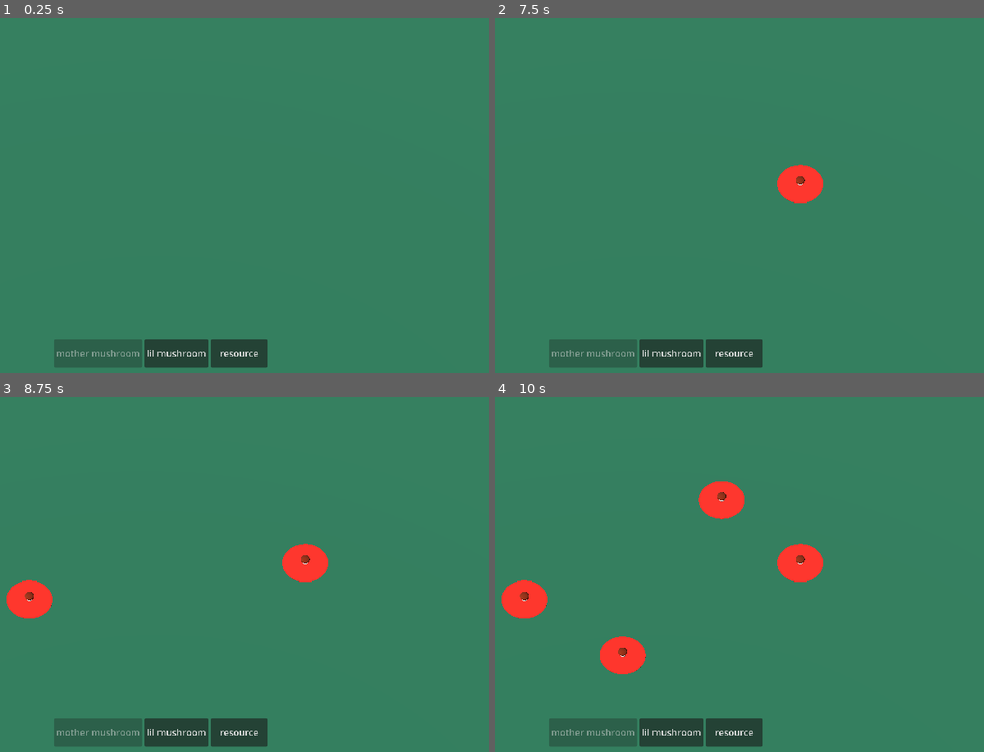
Above: before the commit, frames 1-4 (two rows, left to right).
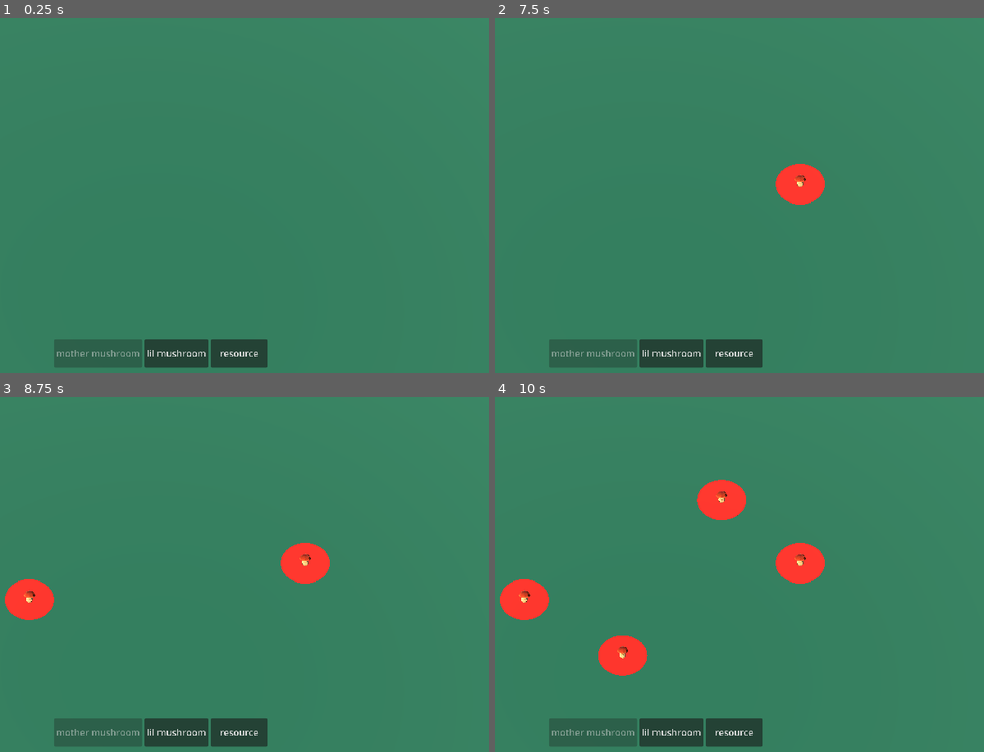
Above: after the commit, the same moments.

Repository: JulietteDestang/CozyFallGameJam2026
Game: Godot game, scene res://Game.tscn
Two runs of this game, one before a commit and one after it. Both use one fixed random seed, a clock stepped at 60 frames per second and the inputs below.
Inputs (mouse positions are in pixels of both pictures, inside the frame that each line leads up to):
- Up to frame 1 (0.25 s): no input
- Up to frame 2 (7.5 s): click "lil mushroom" at 0.5 s; click "mother mushroom" at 1.25 s; click "resource" at 2 s; click "lil mushroom" at 2.75 s; click "mother mushroom" at 3.5 s; click "resource" at 4.25 s; click "lil mushroom" at 5 s; click "mother mushroom" at 5.75 s; click "resource" at 6.5 s; tap Enter at 7.25 s; move the mouse to (798, 184) at 7.27 s; click (798, 184) at 7.42 s
- Up to frame 3 (8.75 s): tap Space at 8 s; move the mouse to (29, 599) at 8.02 s; click (29, 599) at 8.17 s
- Up to frame 4 (10 s): tap Enter at 8.75 s; move the mouse to (719, 499) at 8.77 s; click (719, 499) at 8.92 s; tap Space at 9.5 s; move the mouse to (622, 656) at 9.52 s; click (622, 656) at 9.67 s

The runs differ from the first frame. In frame 2, 0.2% of the frame differs, in the area x 57-68%, y 41-53%; in frame 3, 0.3%; in frame 4, 0.6%, in the area x 1-68%, y 23-79%.

Commit message:
[ADD] merge menu + brown and lil champ

Diff:
--- /dev/null
+++ b/cozy-gam-jam/Assets/bolet.tscn
@@ -0,0 +1,9 @@
+[gd_scene format=3 uid="uid://c5itbmil3d8ue"]
+
+[ext_resource type="PackedScene" uid="uid://eqlt223hn3qg" path="res://Assets/Bolet base.glb" id="1_20qnq"]
+
+[node name="Bolet base" unique_id=545094305 instance=ExtResource("1_20qnq")]
+transform = Transform3D(1, 0, 0, 0, 1, 0, 0, 0, 1, 0, 1.4115775, 0)
+
+[node name="Cylinder" parent="." index="0" unique_id=1250394277]
+transform = Transform3D(1, 0, 0, 0, 1, 0, 0, 0, 1, 0, 0, 0)
--- a/cozy-gam-jam/Game.tscn
+++ b/cozy-gam-jam/Game.tscn
@@ -38,13 +38,14 @@
 [node name="Camera3D" type="Camera3D" parent="." unique_id=788564181]
 transform = Transform3D(1, 0, 0, 0, 0.57357645, 0.81915206, 0, -0.81915206, 0.57357645, 0, 7, 0)
 projection = 1
-size = 4.0
+size = 15.0
 
 [node name="Ground" type="StaticBody3D" parent="." unique_id=1875396292]
-transform = Transform3D(8.125, 0, 0, 0, 8.125, 0, 0, 0, 8.125, 0, 0, -8.521063)
+transform = Transform3D(21.28, 0, 0, 0, 21.28, 0, 0, 0, 21.28, 0, 0, -8.521063)
 script = ExtResource("2_xkndl")
 
 [node name="MeshInstance3D" type="MeshInstance3D" parent="Ground" unique_id=1948101880]
+transform = Transform3D(1, 0, 0, 0, 1.09, 0, 0, 0, 1, 0, 0, 0)
 material_override = SubResource("StandardMaterial3D_xk8u7")
 mesh = SubResource("PlaneMesh_6ubv3")
 
@@ -54,7 +55,5 @@
 
 [node name="Map" type="Node3D" parent="." unique_id=1842958053]
 
-[node name="CanvasLayer" type="CanvasLayer" parent="." unique_id=2098541339]
-
-[node name="inGameUI" parent="." unique_id=671034291 instance=ExtResource("4_sb48q")]
+[node name="inGameUI" parent="." unique_id=671034291 instance=ExtResource("3_u44n3")]
 mouse_filter = 2
--- /dev/null
+++ b/cozy-gam-jam/Scenes/mineral.tscn
@@ -0,0 +1,24 @@
+[gd_scene format=3 uid="uid://qnq57s2x5q8e"]
+
+[ext_resource type="Script" uid="uid://klp6taaju44y" path="res://Scripts/Interactable/Ressources/mineral.gd" id="1_lyrpc"]
+
+[sub_resource type="StandardMaterial3D" id="StandardMaterial3D_jwiey"]
+albedo_color = Color(0.90229875, 0.7826508, 7.70092e-07, 1)
+
+[sub_resource type="PrismMesh" id="PrismMesh_lkknu"]
+
+[sub_resource type="BoxShape3D" id="BoxShape3D_mleg5"]
+size = Vector3(1, 0.6245117, 1)
+
+[node name="Mineral" type="StaticBody3D" unique_id=1916214976]
+transform = Transform3D(10, 0, 0, 0, 10, 0, 0, 0, 10, 0, 0, 0)
+script = ExtResource("1_lyrpc")
+
+[node name="MeshMineral" type="MeshInstance3D" parent="." unique_id=719169820]
+transform = Transform3D(0.1, 0, 0, 0, 0.065, 0, 0, 0, 0.1, 0, 0.034807205, 0)
+material_override = SubResource("StandardMaterial3D_jwiey")
+mesh = SubResource("PrismMesh_lkknu")
+
+[node name="CollisionShape3D" type="CollisionShape3D" parent="." unique_id=613135517]
+transform = Transform3D(0.115, 0, 0, 0, 0.115, 0, 0, 0, 0.115, 0, 0.033419967, 0)
+shape = SubResource("BoxShape3D_mleg5")
--- a/cozy-gam-jam/Scenes/mushroom_blue.tscn
+++ b/cozy-gam-jam/Scenes/mushroom_blue.tscn
@@ -1,45 +1,36 @@
-[gd_scene format=3 uid="uid://djc4kprbyvrqe"]
+[gd_scene format=3 uid="uid://o3gdpydmpxat"]
 
-[ext_resource type="Script" uid="uid://uyc3osolov0l" path="res://Scripts/Interactable/mushroom.gd" id="1_ly83m"]
+[ext_resource type="Script" uid="uid://uyc3osolov0l" path="res://Scripts/Interactable/Mushroom/mushroom_blue.gd" id="1_x6vgj"]
 [ext_resource type="Script" uid="uid://4oq757a3t6rg" path="res://Scripts/Interactable/growing_radius.gd" id="2_x6vgj"]
-
-[sub_resource type="StandardMaterial3D" id="StandardMaterial3D_jwiey"]
-albedo_color = Color(0, 0.37254903, 0.85490197, 1)
-
-[sub_resource type="SphereMesh" id="SphereMesh_274va"]
-
-[sub_resource type="StandardMaterial3D" id="StandardMaterial3D_274va"]
-
-[sub_resource type="SphereShape3D" id="SphereShape3D_274va"]
+[ext_resource type="PackedScene" uid="uid://eqlt223hn3qg" path="res://Assets/Bolet base.glb" id="3_wacsk"]
 
 [sub_resource type="StandardMaterial3D" id="StandardMaterial3D_uj3h4"]
 transparency = 1
 albedo_color = Color(1, 0, 0, 0.7294118)
 
 [sub_resource type="CylinderMesh" id="CylinderMesh_274va"]
+top_radius = 1.0
+bottom_radius = 1.0
 height = 0.001
 
+[sub_resource type="CylinderShape3D" id="CylinderShape3D_274va"]
+height = 0.051513672
+radius = 0.99609375
+
 [node name="Mushroom" type="StaticBody3D" unique_id=1916214976]
-script = ExtResource("1_ly83m")
-
-[node name="MeshMushroom" type="MeshInstance3D" parent="." unique_id=719169820]
-transform = Transform3D(0.1, 0, 0, 0, 0.065, 0, 0, 0, 0.1, 0, 0.07200317, 0)
-material_override = SubResource("StandardMaterial3D_jwiey")
-mesh = SubResource("SphereMesh_274va")
-
-[node name="MeshMushroom" type="MeshInstance3D" parent="MeshMushroom" unique_id=287161097]
-transform = Transform3D(0.643, 0, 0, 0, 0.82, 0, 0, 0, 0.643, 0, -0.72316283, 0)
-material_override = SubResource("StandardMaterial3D_274va")
-mesh = SubResource("SphereMesh_274va")
-
-[node name="CollisionShape3D" type="CollisionShape3D" parent="." unique_id=613135517]
-transform = Transform3D(0.115, 0, 0, 0, 0.115, 0, 0, 0, 0.115, 0, 0.055010546, 0)
-shape = SubResource("SphereShape3D_274va")
+script = ExtResource("1_x6vgj")
 
 [node name="RadiusIndicator" type="MeshInstance3D" parent="." unique_id=985426676]
-transform = Transform3D(0.1, 0, 0, 0, 0.1, 0, 0, 0, 0.1, 0, 0.002032796, 0)
+transform = Transform3D(1, 0, 0, 0, 1, 0, 0, 0, 1, 0, 0.002032796, 0)
 material_override = SubResource("StandardMaterial3D_uj3h4")
 mesh = SubResource("CylinderMesh_274va")
 
-[node name="GrowingRadius" type="Node" parent="." unique_id=2096926596]
+[node name="GrowingRadius" type="Area3D" parent="." unique_id=175929689]
 script = ExtResource("2_x6vgj")
+
+[node name="CollisionShape3D" type="CollisionShape3D" parent="GrowingRadius" unique_id=1070080022]
+transform = Transform3D(1, 0, 0, 0, 1, 0, 0, 0, 1, 0, 0.005004883, 0)
+shape = SubResource("CylinderShape3D_274va")
+
+[node name="Bolet base" parent="." unique_id=545094305 instance=ExtResource("3_wacsk")]
+transform = Transform3D(0.1, 0, 0, 0, 0.08660254, 0.05, 0, -0.05, 0.08660254, 0, -0.19475323, 0.25701904)
--- a/cozy-gam-jam/Scenes/mushroom_brown.tscn
+++ b/cozy-gam-jam/Scenes/mushroom_brown.tscn
@@ -1,45 +1,36 @@
-[gd_scene format=3 uid="uid://c4j1kj4cxdcat"]
+[gd_scene format=3 uid="uid://cop6dsh2k4kmh"]
 
-[ext_resource type="Script" uid="uid://uyc3osolov0l" path="res://Scripts/Interactable/mushroom.gd" id="1_gfhr4"]
+[ext_resource type="Script" uid="uid://tfyjra5jeb8" path="res://Scripts/Interactable/Mushroom/mushroom_brown.gd" id="1_gfhr4"]
 [ext_resource type="Script" uid="uid://4oq757a3t6rg" path="res://Scripts/Interactable/growing_radius.gd" id="2_d0wwt"]
-
-[sub_resource type="StandardMaterial3D" id="StandardMaterial3D_jwiey"]
-albedo_color = Color(0.433493, 0.14296654, 0.025011765, 1)
-
-[sub_resource type="SphereMesh" id="SphereMesh_274va"]
-
-[sub_resource type="StandardMaterial3D" id="StandardMaterial3D_274va"]
-
-[sub_resource type="SphereShape3D" id="SphereShape3D_274va"]
+[ext_resource type="PackedScene" uid="uid://eqlt223hn3qg" path="res://Assets/Bolet base.glb" id="3_4o2kv"]
 
 [sub_resource type="StandardMaterial3D" id="StandardMaterial3D_uj3h4"]
 transparency = 1
 albedo_color = Color(1, 0, 0, 0.7294118)
 
 [sub_resource type="CylinderMesh" id="CylinderMesh_274va"]
+top_radius = 1.0
+bottom_radius = 1.0
 height = 0.001
+
+[sub_resource type="CylinderShape3D" id="CylinderShape3D_274va"]
+height = 0.051513672
+radius = 0.99609375
 
 [node name="Mushroom" type="StaticBody3D" unique_id=1916214976]
 script = ExtResource("1_gfhr4")
 
-[node name="MeshMushroom" type="MeshInstance3D" parent="." unique_id=719169820]
-transform = Transform3D(0.1, 0, 0, 0, 0.065, 0, 0, 0, 0.1, 0, 0.07200317, 0)
-material_override = SubResource("StandardMaterial3D_jwiey")
-mesh = SubResource("SphereMesh_274va")
-
-[node name="MeshMushroom" type="MeshInstance3D" parent="MeshMushroom" unique_id=287161097]
-transform = Transform3D(0.643, 0, 0, 0, 0.82, 0, 0, 0, 0.643, 0, -0.72316283, 0)
-material_override = SubResource("StandardMaterial3D_274va")
-mesh = SubResource("SphereMesh_274va")
-
-[node name="CollisionShape3D" type="CollisionShape3D" parent="." unique_id=613135517]
-transform = Transform3D(0.115, 0, 0, 0, 0.115, 0, 0, 0, 0.115, 0, 0.055010546, 0)
-shape = SubResource("SphereShape3D_274va")
-
 [node name="RadiusIndicator" type="MeshInstance3D" parent="." unique_id=985426676]
-transform = Transform3D(0.1, 0, 0, 0, 0.1, 0, 0, 0, 0.1, 0, 0.002032796, 0)
+transform = Transform3D(1, 0, 0, 0, 1, 0, 0, 0, 1, 0, 0.002032796, 0)
 material_override = SubResource("StandardMaterial3D_uj3h4")
 mesh = SubResource("CylinderMesh_274va")
 
-[node name="GrowingRadius" type="Node" parent="." unique_id=2096926596]
+[node name="GrowingRadius" type="Area3D" parent="." unique_id=175929689]
 script = ExtResource("2_d0wwt")
+
+[node name="CollisionShape3D" type="CollisionShape3D" parent="GrowingRadius" unique_id=1070080022]
+transform = Transform3D(1, 0, 0, 0, 1, 0, 0, 0, 1, 0, 0.005004883, 0)
+shape = SubResource("CylinderShape3D_274va")
+
+[node name="Bolet base" parent="." unique_id=545094305 instance=ExtResource("3_4o2kv")]
+transform = Transform3D(0.1, 0, 0, 0, 0.08660254, 0.05, 0, -0.05, 0.08660254, 0, -0.18063885, 0.25701904)
--- a/cozy-gam-jam/Scenes/mushroom_red.tscn
+++ /dev/null
@@ -1,22 +0,0 @@
-[gd_scene format=3 uid="uid://ctoo2wrrqouaw"]
-
-[ext_resource type="Script" uid="uid://uyc3osolov0l" path="res://Scripts/Interactable/mushroom.gd" id="1_jwiey"]
-
-[sub_resource type="StandardMaterial3D" id="StandardMaterial3D_xkndl"]
-albedo_color = Color(0.8848981, 0.11278593, 0, 1)
-
-[sub_resource type="SphereMesh" id="SphereMesh_274va"]
-
-[sub_resource type="SphereShape3D" id="SphereShape3D_274va"]
-
-[node name="Mushroom" type="StaticBody3D" unique_id=1916214976]
-script = ExtResource("1_jwiey")
-
-[node name="MeshInstance3D" type="MeshInstance3D" parent="." unique_id=719169820]
-transform = Transform3D(0.1, 0, 0, 0, 0.1, 0, 0, 0, 0.1, 0, 0, 0)
-material_override = SubResource("StandardMaterial3D_xkndl")
-mesh = SubResource("SphereMesh_274va")
-
-[node name="CollisionShape3D" type="CollisionShape3D" parent="." unique_id=613135517]
-transform = Transform3D(0.1, 0, 0, 0, 0.1, 0, 0, 0, 0.1, 0, 0, 0)
-shape = SubResource("SphereShape3D_274va")
--- a/cozy-gam-jam/Scripts/Environment/click_handler.gd
+++ b/cozy-gam-jam/Scripts/Environment/click_handler.gd
@@ -2,8 +2,52 @@
 
 @onready var camera: Camera3D = $Camera3D
 
+var hovered_mushroom: MushroomBase = null
+
+
+func _process(_delta: float) -> void:
+	_update_mouse_hover()
+
+
+func _update_mouse_hover() -> void:
+	var mouse_pos = get_viewport().get_mouse_position()
+
+	var ray_origin = camera.project_ray_origin(mouse_pos)
+	var ray_dir = camera.project_ray_normal(mouse_pos)
+	var ray_end = ray_origin + ray_dir * 1000
+
+	var space_state = get_world_3d().direct_space_state
+	var query = PhysicsRayQueryParameters3D.create(ray_origin, ray_end)
+
+	var result = space_state.intersect_ray(query)
+
+	var mushroom: MushroomBase = null
+
+	if result:
+		var collider = result.collider
+
+		if collider is MushroomBase:
+			mushroom = collider
+
+	# On est passé sur un autre champignon
+	if mushroom != hovered_mushroom:
+
+		# Cacher l'ancienne bulle
+		if hovered_mushroom != null:
+			hovered_mushroom.hide_resource_bubble()
+
+		hovered_mushroom = mushroom
+
+		# Afficher la nouvelle
+		if hovered_mushroom != null:
+			hovered_mushroom.show_resource_bubble()
+
+
 func _unhandled_input(event: InputEvent) -> void:
-	if event is InputEventMouseButton and event.pressed and event.button_index == MOUSE_BUTTON_LEFT:
+	if event is InputEventMouseButton \
+	and event.pressed \
+	and event.button_index == MOUSE_BUTTON_LEFT:
+
 		var mouse_pos = get_viewport().get_mouse_position()
 		var ray_origin = camera.project_ray_origin(mouse_pos)
 		var ray_dir = camera.project_ray_normal(mouse_pos)
@@ -16,10 +60,15 @@
 		if result:
 			_handle_click(result.collider, result.position)
 
+
 func _handle_click(collider: Node, world_pos: Vector3) -> void:
 	if collider.is_in_group("interactable"):
 		if collider.has_method("interact"):
 			collider.interact()
+
 	elif collider.is_in_group("ground"):
-		MushroomManager.spawn_mushroom(MushroomManager.selected_mushroom, world_pos, self)
-		print ("j'ai spawn pour de vrai le mushroom")
+		MushroomManager.spawn_mushroom(
+			MushroomManager.selected_mushroom,
+			world_pos,
+			self
+		)
--- a/cozy-gam-jam/Scripts/Interactable/Mushroom_manager.gd
+++ b/cozy-gam-jam/Scripts/Interactable/Mushroom/Mushroom_manager.gd
@@ -1,24 +1,35 @@
 extends Node
 
 var mushroom_scenes: Dictionary = {
-	"brown": preload("res://Scenes/mushroom_brown.tscn"),
-	"blue": preload("res://Scenes/mushroom_blue.tscn"),
+	"brown": preload("res://scenes/mushroom_brown.tscn"),
+	"blue": preload("res://scenes/mushroom_blue.tscn"),
 }
 
 var selected_mushroom: String = "brown"
+var active_mushrooms: Array = []
 
 func set_selected_mushroom(type: String) -> void:
 	if not mushroom_scenes.has(type):
 		push_warning("Type de champignon inconnu: " + type)
 		return
 	selected_mushroom = type
-	print("Champignon sélectionné: ", type)
 
 func spawn_mushroom(type: String, pos: Vector3, parent: Node) -> void:
 	if not mushroom_scenes.has(type):
 		push_warning("Type de champignon inconnu: " + type)
 		return
+
+	# Nettoie la liste des instances invalides (détruites)
+	active_mushrooms = active_mushrooms.filter(func(m): return is_instance_valid(m))
+
 	var mushroom = mushroom_scenes[type].instantiate()
 	print("j'ai spawn le mush")
 	parent.add_child(mushroom)
 	mushroom.global_position = pos
+
+	if not mushroom.can_be_placed_at(pos, active_mushrooms):
+		print("Impossible de placer ici")
+		mushroom.queue_free()
+		return
+
+	active_mushrooms.append(mushroom)
--- /dev/null
+++ b/cozy-gam-jam/Scripts/Interactable/Mushroom/mushroom_base.gd
@@ -0,0 +1,46 @@
+extends StaticBody3D
+class_name MushroomBase
+
+@onready var growing_radius: Area3D = $GrowingRadius
+
+var resources_in_range: Array = []
+
+
+func _ready() -> void:
+	add_to_group("interactable")
+	add_to_group("mushroom")
+
+	growing_radius.body_entered.connect(_on_resource_entered)
+	growing_radius.body_exited.connect(_on_resource_exited)
+
+
+func get_current_radius() -> float:
+	return growing_radius.current_radius
+
+
+func can_be_placed_at(pos: Vector3, existing_mushrooms: Array) -> bool:
+	return true
+
+
+func interact() -> void:
+	print("Mushroom cliqué: ", name)
+
+
+func _on_resource_entered(body: Node3D) -> void:
+	if not body.is_in_group("resource"):
+		return
+
+	# Le minéral appartient déjà à un autre champignon
+	if body.owner_mushroom != null:
+		return
+
+	body.owner_mushroom = self
+
+	if not resources_in_range.has(body):
+		resources_in_range.append(body)
+		print("💎 ", body.name, " appartient maintenant à ", name)
+
+func _on_resource_exited(body: Node3D) -> void:
+	if body.is_in_group("resource"):
+		resources_in_range.erase(body)
+		print(body.name, " sort de ", name)
--- /dev/null
+++ b/cozy-gam-jam/Scripts/Interactable/Mushroom/mushroom_blue.gd
@@ -0,0 +1,10 @@
+extends MushroomBase
+
+func can_be_placed_at(pos: Vector3, existing_mushrooms: Array) -> bool:
+	for mushroom in existing_mushrooms:
+		if not is_instance_valid(mushroom):
+			continue
+		var dist = mushroom.global_position.distance_to(pos)
+		if dist <= mushroom.get_current_radius():
+			return true
+	return false
--- /dev/null
+++ b/cozy-gam-jam/Scripts/Interactable/Mushroom/mushroom_brown.gd
@@ -0,0 +1 @@
+extends MushroomBase
--- /dev/null
+++ b/cozy-gam-jam/Scripts/Interactable/Ressources/mineral.gd
@@ -0,0 +1,7 @@
+extends StaticBody3D
+
+
+var owner_mushroom: MushroomBase = null
+
+func _ready() -> void:
+	add_to_group("resource")
--- a/cozy-gam-jam/Scripts/Interactable/growing_radius.gd
+++ b/cozy-gam-jam/Scripts/Interactable/growing_radius.gd
@@ -1,32 +1,51 @@
-extends Node
+extends Area3D
 class_name GrowingRadius
 
-@export var max_radius: float = 5.0
-@export var growth_step: float = 0.1       # de combien le rayon augmente à chaque palier
-@export var interval_seconds: float = 3.0  # attente entre chaque palier
+@export var max_radius: float = 50.0
+@export var growth_step: float = 0.1
+@export var interval_seconds: float = 3.0
 @export var indicator_path: NodePath = "../RadiusIndicator"
 
 @onready var radius_indicator: MeshInstance3D = get_node(indicator_path)
+@onready var collision_shape: CollisionShape3D = $CollisionShape3D
 
-var current_radius: float = 0.5
+var current_radius: float = 1.0
+
 
 func _ready() -> void:
-	radius_indicator.scale = Vector3(current_radius, 1.0, current_radius)
+	_update_radius()
 	_start_growth_loop()
+
 
 func _start_growth_loop() -> void:
 	while current_radius < max_radius:
 		await get_tree().create_timer(interval_seconds).timeout
+
 		current_radius = min(current_radius + growth_step, max_radius)
 		_animate_to_current_radius()
 
+
+func _update_radius() -> void:
+	# Visuel
+	radius_indicator.scale = Vector3(current_radius, 1.0, current_radius)
+
+	# Collision
+	var cylinder := collision_shape.shape as CylinderShape3D
+	if cylinder:
+		cylinder.radius = current_radius
+
+
 func _animate_to_current_radius() -> void:
-	var tween = create_tween()
+	var tween := create_tween()
 	tween.set_trans(Tween.TRANS_SINE)
 	tween.set_ease(Tween.EASE_OUT)
+
 	tween.tween_property(
 		radius_indicator,
 		"scale",
 		Vector3(current_radius, 1.0, current_radius),
-		0.5  # durée courte de la transition visuelle entre chaque palier
+		0.1
 	)
+
+	# On met aussi le collider à jour
+	_update_radius()
--- a/cozy-gam-jam/Scripts/Interactable/mushroom.gd
+++ /dev/null
@@ -1,11 +0,0 @@
-extends Interactable
-
-func _ready() -> void:
-	add_to_group("interactable")
-
-func interact() -> void:
-	print("interact yes ", name)
-	# your logic here
-
-func get_display_name() -> String:
-	return "Mushroom"
--- /dev/null
+++ b/cozy-gam-jam/Scripts/Player/Player_ressources.gd
@@ -0,0 +1,9 @@
+extends Node
+
+var minerals: int = 0
+
+signal minerals_changed(new_amount: int)
+
+func add_minerals(amount: int) -> void:
+	minerals += amount
+	minerals_changed.emit(minerals)
--- /dev/null
+++ b/cozy-gam-jam/assets/Material.001.tres
@@ -0,0 +1,10 @@
+[gd_resource type="StandardMaterial3D" format=3 uid="uid://b0ytr53cauqhi"]
+
+[ext_resource type="Texture2D" uid="uid://b1iuc3lcw75s" path="res://assets/Bolet base_Bolet texture 16x16.png" id="1_fcj5y"]
+
+[resource]
+resource_name = "Material.001"
+cull_mode = 2
+albedo_texture = ExtResource("1_fcj5y")
+texture_filter = 2
+metadata/_gltf_primary_texture_coord = 0
--- a/cozy-gam-jam/project.godot
+++ b/cozy-gam-jam/project.godot
@@ -18,11 +18,18 @@
 [autoload]
 
 MushroomManager="*uid://dgm5vkonta6cs"
+PlayerRessources="*uid://b0etl4frr1xhb"
 
 [display]
 
 window/stretch/mode="viewport"
 window/stretch/aspect="expand"
+
+[importer_defaults]
+
+scene={
+&"materials/extract": 1
+}
 
 [physics]
 
Binary file added: cozy-gam-jam/Assets/Bolet base.glb
Not shown, added: cozy-gam-jam/Assets/Bolet base.glb.import
Binary file added: cozy-gam-jam/Assets/Bolet base_Bolet texture 16x16.png
Not shown, added: cozy-gam-jam/Assets/Bolet base_Bolet texture 16x16.png.import
Not shown: 1 places in cozy-gam-jam/Game.tscn that only renumber resources
Renamed: cozy-gam-jam/Scripts/Interactable/Mushroom_manager.gd.uid -> cozy-gam-jam/Scripts/Interactable/Mushroom/Mushroom_manager.gd.uid
Not shown, added: cozy-gam-jam/Scripts/Interactable/Mushroom/mushroom_base.gd.uid
Renamed: cozy-gam-jam/Scripts/Interactable/mushroom.gd.uid -> cozy-gam-jam/Scripts/Interactable/Mushroom/mushroom_blue.gd.uid
Not shown, added: cozy-gam-jam/Scripts/Interactable/Mushroom/mushroom_brown.gd.uid
Not shown, added: cozy-gam-jam/Scripts/Interactable/Ressources/mineral.gd.uid
Not shown, added: cozy-gam-jam/Scripts/Player/Player_ressources.gd.uid
Not shown, added: cozy-gam-jam/Scenes/mushroom_brown.tscn17316837182.tmp
(and 1 more such lines)
